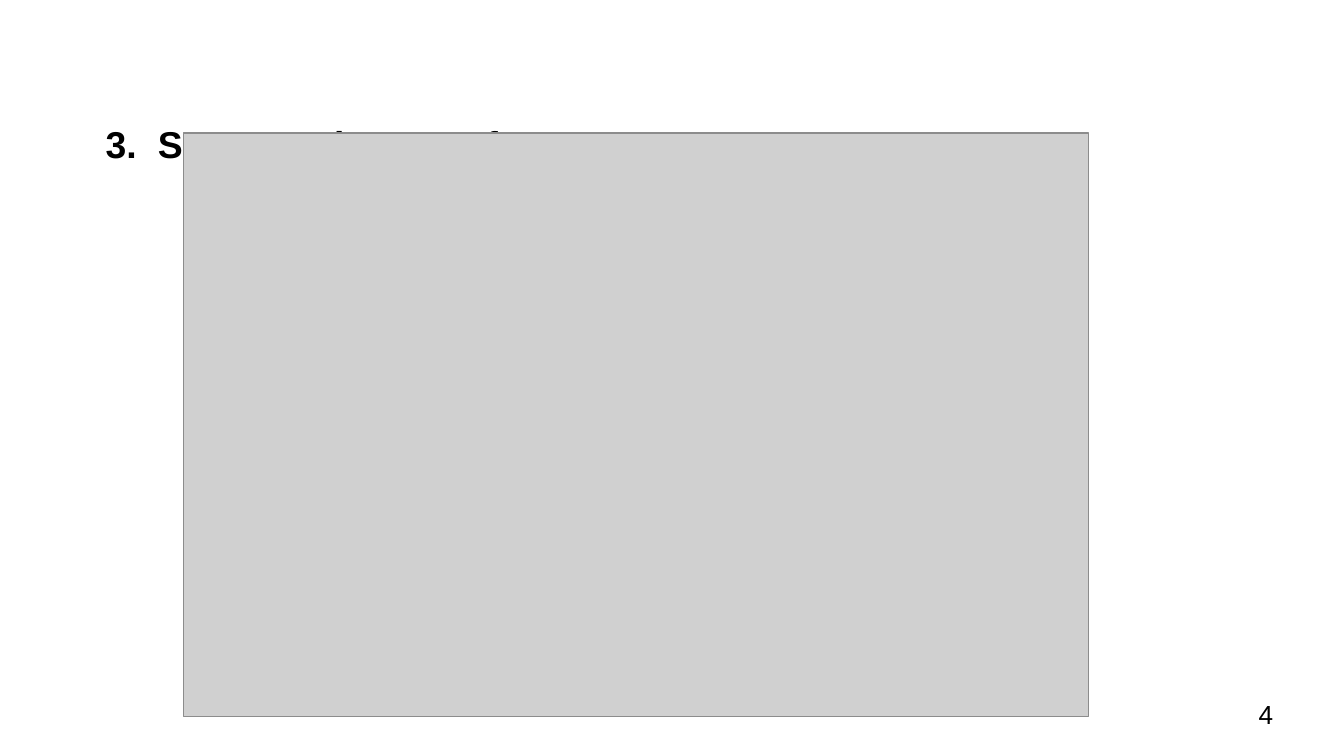
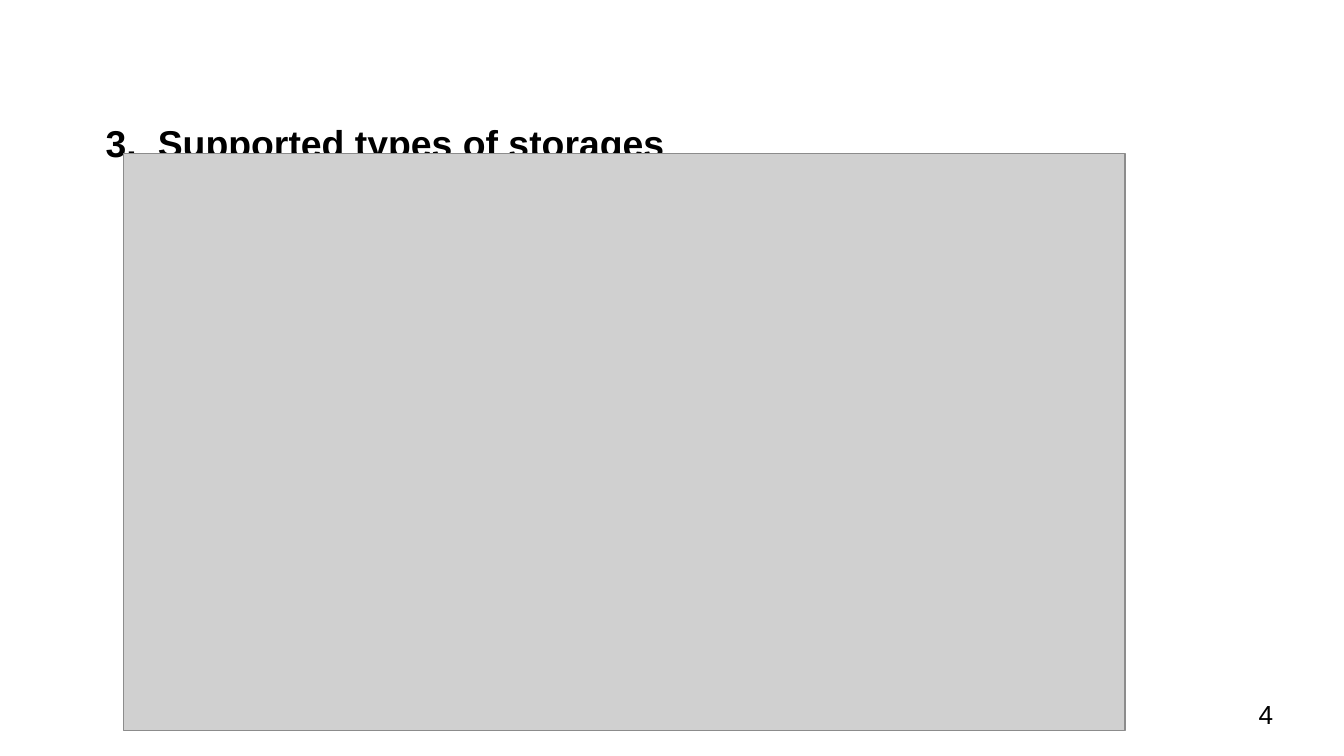
Before and after one commit to schernolyas/jpoint2017, a slide deck: slide 4 of presentation/jpoint2017.pptx. Drawn at 1344x756 pixels with LibreOffice and Linux fonts; fonts in the diff are those of the drawing; grey boxes stand for pictures. Boxes give left, top, right and bottom in pixels: in the first picture for what was removed or moved away, otherwise in the second. Text is boxed around its words. In the diff, an @@ line names an element or a change of style, - is before the commit and + after.

```diff
--- a/presentation/jpoint2017.pptx
+++ b/presentation/jpoint2017.pptx
@@ text "Supported types of storages" rewrapped from [158,129,664,166] to [158,127,664,154] @@
@@ picture: place and size @@
-picture at [184,133,1089,716]
+picture at [124,153,1125,730]
```
Also in this commit, not shown: 1 other slide changed, 8 other files.
